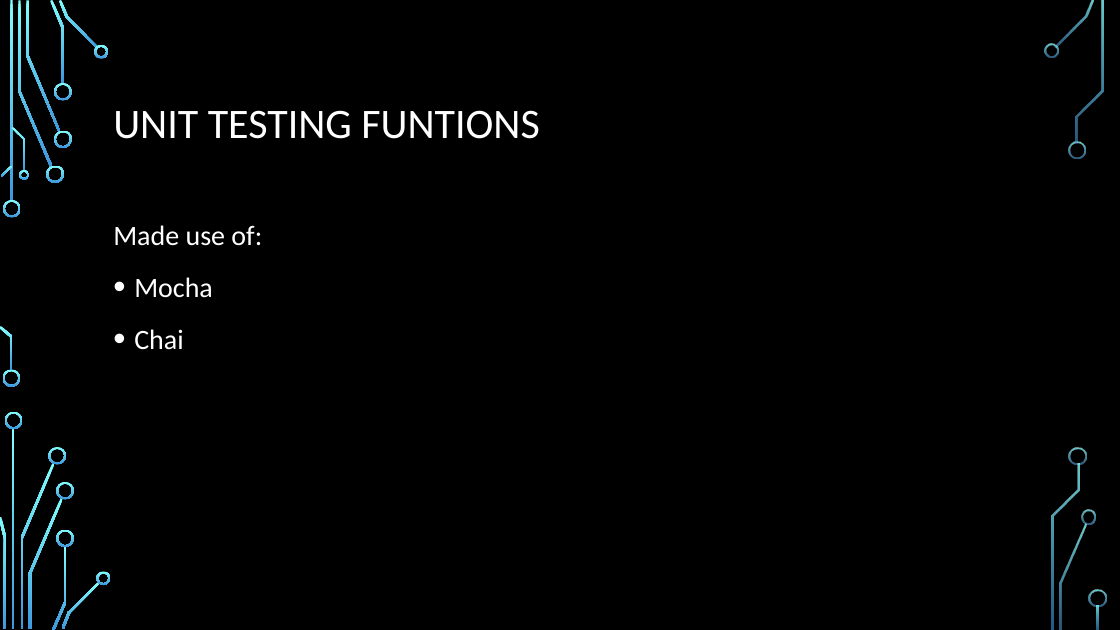
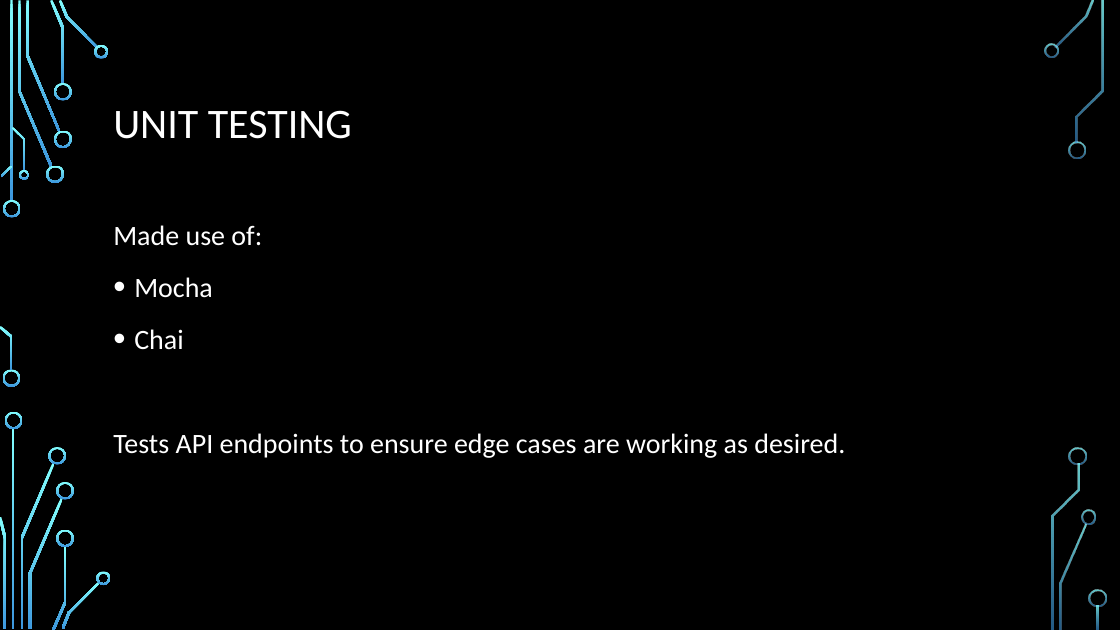
Before and after one commit to ocean-nfc/ocean-nfc-server, a slide deck: slide 7 of Ocean - NFC Slide Show.pptx (slide 5 before the commit). Drawn at 1120x630 pixels with LibreOffice and Linux fonts; fonts in the diff are those of the drawing; background and template pictures are left out. Boxes give left, top, right and bottom in pixels: in the first picture for what was removed or moved away, otherwise in the second. Text is boxed around its words. In the diff, an @@ line names an element or a change of style, - is before the commit and + after.

```diff
--- a/Ocean - NFC Slide Show.pptx
+++ b/Ocean - NFC Slide Show.pptx
@@ title at (x1=113, y1=110, x2=352, y2=139): text changed @@
-UNIT TESTING FUNTIONS
+UNIT TESTING
@@ text at (x1=113, y1=433, x2=845, y2=458): paragraph added @@
+Tests API endpoints to ensure edge cases are working as desired.
```
Also in this commit, not shown: 3 other slides changed, 2 slides added.
